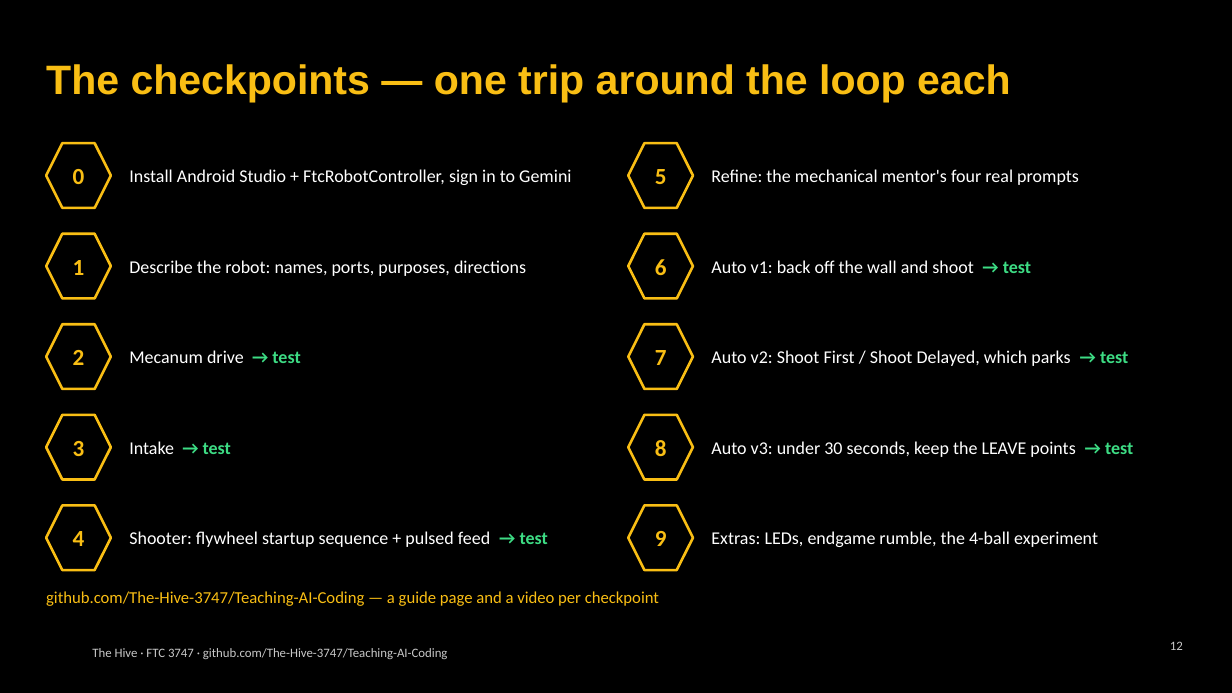
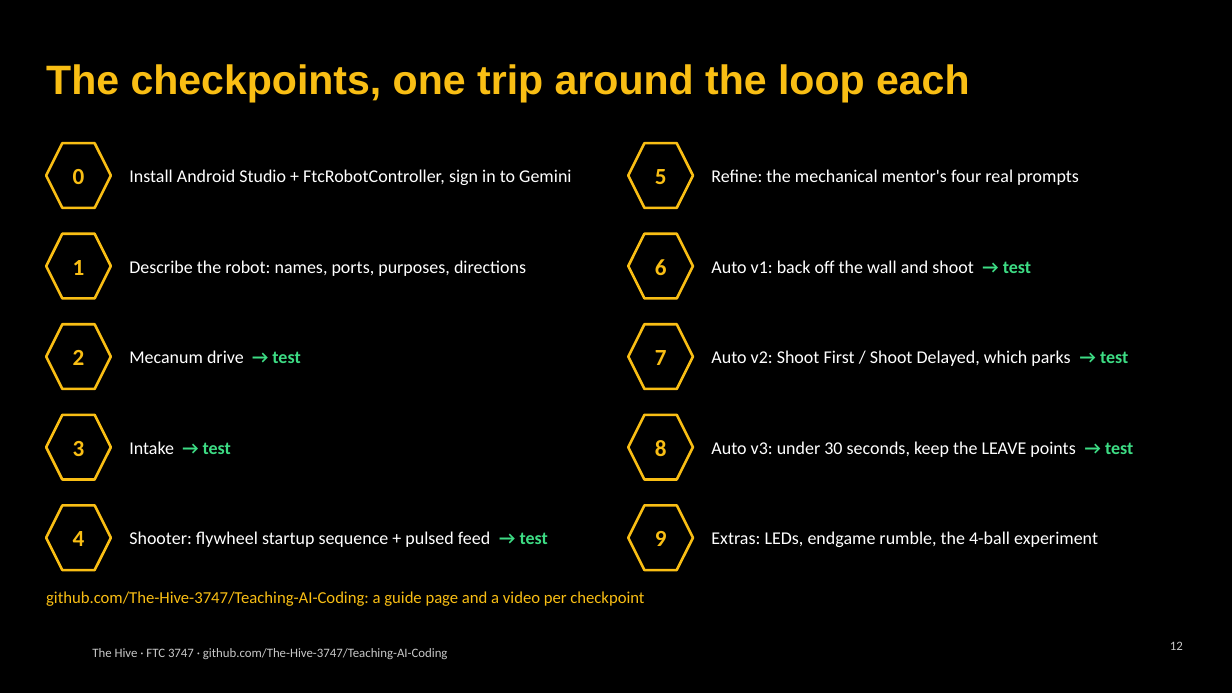
Before and after one commit to The-Hive-3747/Teaching-AI-Coding, a slide deck: slide 12 of slides/kickoff.pptx. Drawn at 1232x693 pixels with LibreOffice and Linux fonts; fonts in the diff are those of the drawing; background and template pictures are left out. Boxes give left, top, right and bottom in pixels: in the first picture for what was removed or moved away, otherwise in the second. Text is boxed around its words. In the diff, an @@ line names an element or a change of style, - is before the commit and + after.

```diff
--- a/slides/kickoff.pptx
+++ b/slides/kickoff.pptx
@@ title at (46, 64, 970, 103): text changed @@
-The checkpoints — one trip around the loop each
+The checkpoints, one trip around the loop each
@@ text at (46, 591, 644, 606): text changed @@
-github.com/The-Hive-3747/Teaching-AI-Coding — a guide page and a video per checkpoint
+github.com/The-Hive-3747/Teaching-AI-Coding: a guide page and a video per checkpoint
```
Also in this commit, not shown: 18 other slides changed, 43 other files.
